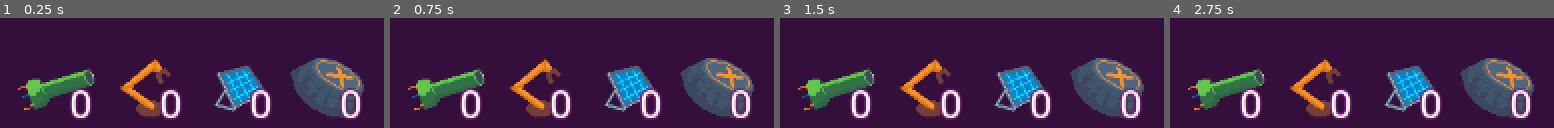
Above: before the commit, frames 1-4 (left to right).
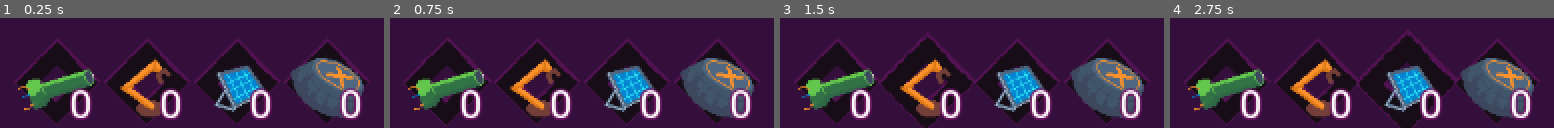
Above: after the commit, the same moments.

Repository: EdShel/StellarConstructor
Game: Godot game, scene res://objects/ui/game_ui.tscn
The game is run twice, just before and just after one commit, with the same random seed, the same clock (stepped at 60 frames per second) and the same inputs. This scene is started directly instead of the project's main scene.
Inputs (mouse positions are in pixels of both pictures, inside the frame that each line leads up to):
- Up to frame 1 (0.25 s): no input
- Up to frame 2 (0.75 s): tap Enter at 0.5 s; drag from (447, 88) to (outside the picture) at 0.52 s
- Up to frame 3 (1.5 s): tap Space at 1.25 s; drag from (925, 88) to (outside the picture) at 1.27 s
- Up to frame 4 (2.75 s): tap Enter at 2 s; move the mouse to (1408, 88) at 2.02 s; hold D (right) from 2.03 s (still down); click (1408, 88) at 2.17 s

The runs differ from the first frame. In frame 1, 15% of the frame differs, in the area x 3-97%, y 20-95%; in frame 2, 15%; in frame 3, 17%; in frame 4, 18%, in the area x 3-97%, y 10-100%.

Commit message:
Background for toolbar items

Diff:
--- a/objects/ui/toolbar/toolbar_item.gd
+++ b/objects/ui/toolbar/toolbar_item.gd
@@ -14,3 +14,13 @@
 	if event is InputEventMouseButton and event.pressed and event.button_index == MOUSE_BUTTON_LEFT:
 		SC.toolbar_item_pressed.emit(name)
 		accept_event()
+
+
+func _on_mouse_entered() -> void:
+	var tween = get_tree().create_tween()
+	tween.tween_property(%Background, "scale", Vector2(1.2, 1.2), 0.1)
+
+
+func _on_mouse_exited() -> void:
+	var tween = get_tree().create_tween()
+	tween.tween_property(%Background, "scale", Vector2(1, 1), 0.1)
--- a/objects/ui/toolbar/toolbar_item.tscn
+++ b/objects/ui/toolbar/toolbar_item.tscn
@@ -1,7 +1,8 @@
-[gd_scene load_steps=6 format=3 uid="uid://cj1qv5rq1eymd"]
+[gd_scene load_steps=7 format=3 uid="uid://cj1qv5rq1eymd"]
 
 [ext_resource type="Script" path="res://objects/ui/toolbar/toolbar_item.gd" id="1_5pi6s"]
 [ext_resource type="Texture2D" uid="uid://cp056doje7fow" path="res://sprites/items.png" id="1_mhblc"]
+[ext_resource type="Texture2D" uid="uid://cv5s6f4i0pxod" path="res://sprites/ui/item_background.png" id="2_j8n2f"]
 
 [sub_resource type="StyleBoxEmpty" id="StyleBoxEmpty_bbqh0"]
 
@@ -20,6 +21,11 @@
 offset_bottom = 64.0
 theme_override_styles/panel = SubResource("StyleBoxEmpty_bbqh0")
 script = ExtResource("1_5pi6s")
+
+[node name="Background" type="Sprite2D" parent="."]
+unique_name_in_owner = true
+position = Vector2(32, 27)
+texture = ExtResource("2_j8n2f")
 
 [node name="Icon" type="TextureRect" parent="."]
 unique_name_in_owner = true
@@ -49,3 +55,5 @@
 horizontal_alignment = 2
 
 [connection signal="gui_input" from="." to="." method="_on_gui_input"]
+[connection signal="mouse_entered" from="." to="." method="_on_mouse_entered"]
+[connection signal="mouse_exited" from="." to="." method="_on_mouse_exited"]
